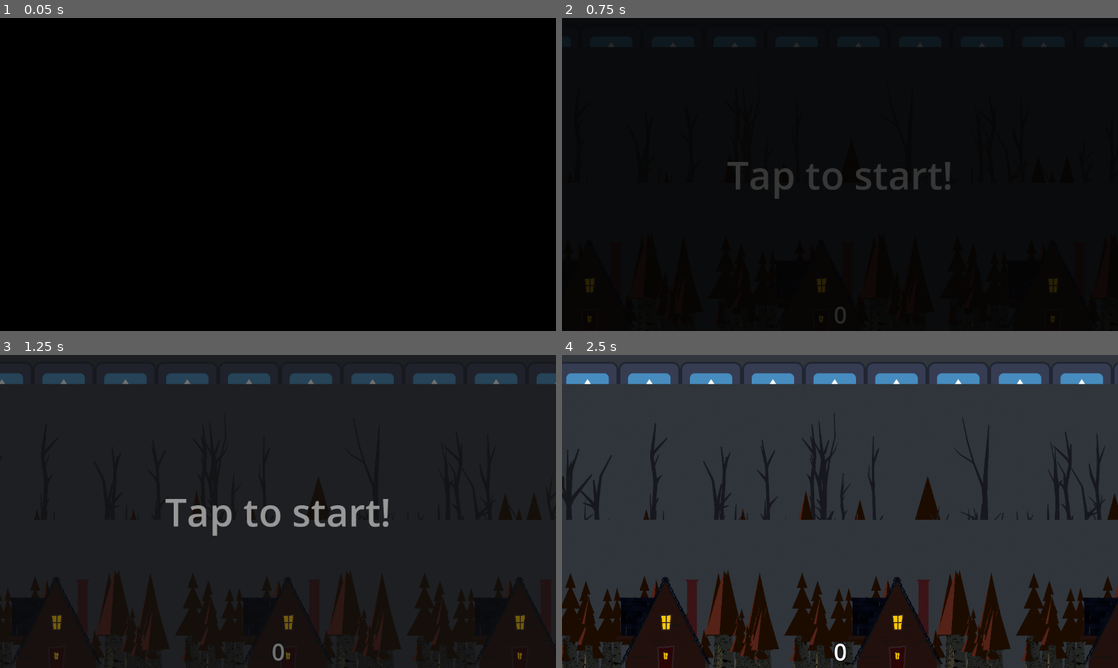
Above: before the commit, frames 1-4 (two rows, left to right).
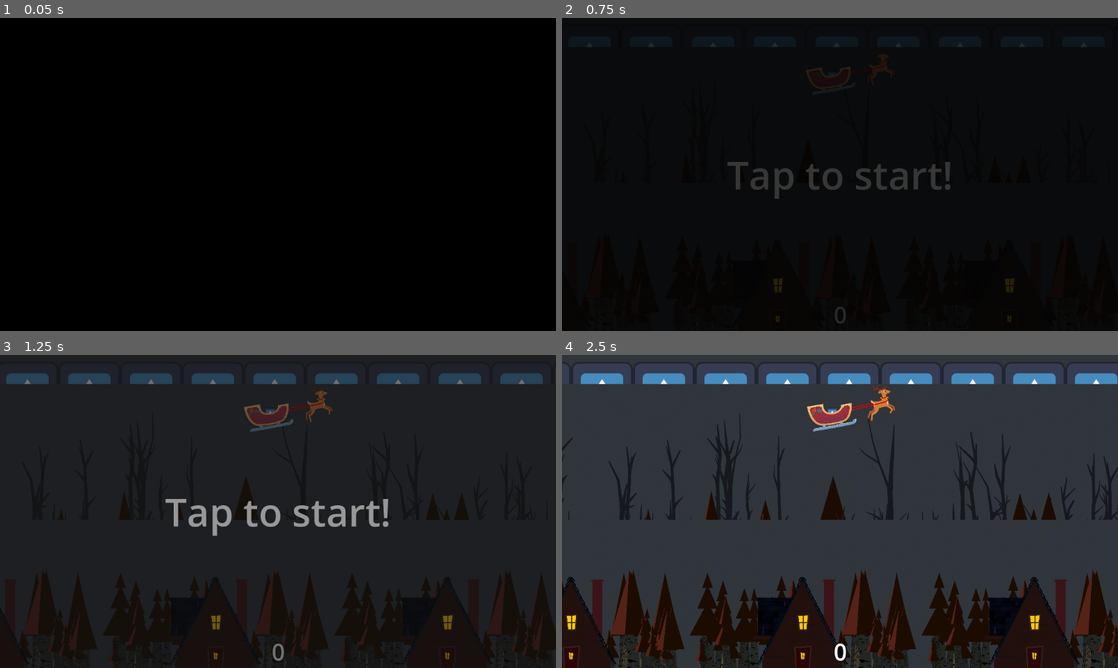
Above: after the commit, the same moments.

Repository: SPL-Practice/GameTAS-2
Game: Godot game, scene res://assets/scenes/main.tscn
Two runs of this game, one before a commit and one after it. Both use one fixed random seed, a clock stepped at 60 frames per second and the inputs below. The engine's default icon, where the game draws it, is replaced by a stand-in: a white triangle on a blue panel in a dark square.
Inputs:
- Up to frame 1 (0.05 s): no input
- Up to frame 2 (0.75 s): click "Tap to start!" at 0.5 s
- Up to frame 3 (1.25 s): no input
- Up to frame 4 (2.5 s): click "Tap to start!" at 1.25 s; click "Tap to start!" at 2 s

Frame 1 is identical in both runs. In frame 2, 0.5% of the frame differs, in the area x 4-99%, y 8-98%; in frame 3, 3.9%; in frame 4, 25%, in the area x 0-100%, y 2-100%.
Error before the commit: Attempt to call function 'set_value' in base 'null instance' on a null instance. (res://assets/scripts/actors/controllers/player/view/doll.gd:15)
Error after the commit: Parse Error: Could not resolve super class path "res://addons/godot-behavior-tree-plugin/action.gd". (res://assets/scripts/actors/behavior/movement/reset.gd:1)

Commit message:
applied sent present action to character movement

Diff:
--- /dev/null
+++ b/project/assets/resources/media/images/textures/ui/screen/hover.svg
@@ -0,0 +1,23 @@
+<?xml version="1.0" encoding="utf-8"?>
+<!-- Generator: Adobe Illustrator 23.0.5, SVG Export Plug-In . SVG Version: 6.00 Build 0)  -->
+<svg version="1.1" xmlns="http://www.w3.org/2000/svg" xmlns:xlink="http://www.w3.org/1999/xlink" x="0px" y="0px"
+	 viewBox="0 0 256 256" style="enable-background:new 0 0 256 256;" xml:space="preserve">
+<style type="text/css">
+	.st0{fill:none;stroke:#000000;stroke-miterlimit:10;}
+	.st1{fill:none;stroke:#FFFFFF;stroke-miterlimit:10;}
+	.st2{fill:#FFFFFF;stroke:#FFFFFF;stroke-miterlimit:10;}
+	.st3{fill:#FFFFFF;}
+</style>
+<g id="background">
+	<rect class="st0" width="256" height="256"/>
+</g>
+<g id="main">
+	<polygon class="st1" points="23.5,91 48.5,91 48.5,49 91.5,49 91.5,24 23.5,24 	"/>
+	<polygon class="st1" points="165,23.5 165,48.5 207,48.5 207,91.5 232,91.5 232,23.5 	"/>
+	<polygon class="st2" points="232.5,165 207.5,165 207.5,207 164.5,207 164.5,232 232.5,232 	"/>
+	<polygon class="st1" points="91,232.5 91,207.5 49,207.5 49,164.5 24,164.5 24,232.5 	"/>
+</g>
+<g id="hover">
+	<polygon class="st3" points="23.5,90.5 48.5,90.5 48.5,48.5 91.5,48.5 91.5,23.5 23.5,23.5 	"/>
+</g>
+</svg>
--- /dev/null
+++ b/project/assets/resources/media/images/textures/ui/screen/normal.svg
@@ -0,0 +1,19 @@
+<?xml version="1.0" encoding="utf-8"?>
+<!-- Generator: Adobe Illustrator 23.0.5, SVG Export Plug-In . SVG Version: 6.00 Build 0)  -->
+<svg version="1.1" xmlns="http://www.w3.org/2000/svg" xmlns:xlink="http://www.w3.org/1999/xlink" x="0px" y="0px"
+	 viewBox="0 0 256 256" style="enable-background:new 0 0 256 256;" xml:space="preserve">
+<style type="text/css">
+	.st0{fill:none;stroke:#000000;stroke-miterlimit:10;}
+	.st1{fill:none;stroke:#FFFFFF;stroke-miterlimit:10;}
+	.st2{fill:#FFFFFF;stroke:#FFFFFF;stroke-miterlimit:10;}
+</style>
+<g id="background">
+	<rect class="st0" width="256" height="256"/>
+</g>
+<g id="main">
+	<polygon class="st1" points="23.5,91 48.5,91 48.5,49 91.5,49 91.5,24 23.5,24 	"/>
+	<polygon class="st1" points="165,23.5 165,48.5 207,48.5 207,91.5 232,91.5 232,23.5 	"/>
+	<polygon class="st2" points="232.5,165 207.5,165 207.5,207 164.5,207 164.5,232 232.5,232 	"/>
+	<polygon class="st1" points="91,232.5 91,207.5 49,207.5 49,164.5 24,164.5 24,232.5 	"/>
+</g>
+</svg>
--- /dev/null
+++ b/project/assets/scenes/actors/behavior/movement/movement.tscn
@@ -0,0 +1,18 @@
+[gd_scene load_steps=5 format=3 uid="uid://bu40m17qroydn"]
+
+[ext_resource type="Script" path="res://addons/godot-behavior-tree-plugin/behavior_tree.gd" id="1_vdpl7"]
+[ext_resource type="Script" path="res://addons/godot-behavior-tree-plugin/selector.gd" id="2_3ufyd"]
+[ext_resource type="Script" path="res://assets/scripts/actors/behavior/movement/reset.gd" id="3_tsibu"]
+[ext_resource type="Script" path="res://assets/scripts/actors/behavior/movement/screen/press.gd" id="4_7b77a"]
+
+[node name="movement" type="Node"]
+script = ExtResource("1_vdpl7")
+
+[node name="behavior" type="Node" parent="."]
+script = ExtResource("2_3ufyd")
+
+[node name="reset" type="Node" parent="behavior"]
+script = ExtResource("3_tsibu")
+
+[node name="press" type="Node" parent="behavior"]
+script = ExtResource("4_7b77a")
--- a/project/assets/scenes/actors/player/player.tscn
+++ b/project/assets/scenes/actors/player/player.tscn
@@ -1,40 +1,60 @@
-[gd_scene load_steps=6 format=3 uid="uid://b7mst7ki2ircs"]
+[gd_scene load_steps=10 format=3 uid="uid://b7mst7ki2ircs"]
 
 [ext_resource type="Script" path="res://assets/scripts/actors/controllers/player/view/doll.gd" id="1_aie5i"]
-[ext_resource type="Script" path="res://assets/scripts/actors/controllers/player/hero.gd" id="1_bf62e"]
 [ext_resource type="Shape2D" uid="uid://d33bvdvljtsrq" path="res://assets/resources/runtime/templates/geometry/warp.tres" id="2_1pqe6"]
 [ext_resource type="SpriteFrames" uid="uid://eyp4qyyalsyw" path="res://assets/resources/media/video/frames/player_model.tres" id="2_rxrol"]
 [ext_resource type="PackedScene" uid="uid://dpji5fu40yt6w" path="res://assets/scenes/actors/player/present.tscn" id="3_j15gv"]
+[ext_resource type="PackedScene" uid="uid://bu40m17qroydn" path="res://assets/scenes/actors/behavior/movement/movement.tscn" id="5_ks4n7"]
+[ext_resource type="Script" path="res://addons/godot-behavior-tree-plugin/blackboard.gd" id="5_rxukr"]
+[ext_resource type="Script" path="res://assets/scripts/actors/environment/score.gd" id="6_ytu4v"]
+[ext_resource type="Script" path="res://assets/scripts/actors/environment/collision.gd" id="8_5441i"]
+[ext_resource type="PackedScene" uid="uid://c6lem6oishv1g" path="res://assets/scenes/system/ui/elements/core/switcher/switcher.tscn" id="9_dmgk2"]
 
 [node name="player" type="Node2D"]
-script = ExtResource("1_bf62e")
 
 [node name="doll" type="Node2D" parent="."]
 script = ExtResource("1_aie5i")
 
 [node name="present" parent="doll" instance=ExtResource("3_j15gv")]
+collision_mask = 5
+score_path = "../../../ui/score"
 
 [node name="model" type="AnimatedSprite2D" parent="doll"]
 position = Vector2(601, 103)
 scale = Vector2(0.1, 0.1)
 sprite_frames = ExtResource("2_rxrol")
 autoplay = "default"
-frame_progress = 0.695748
+frame_progress = 0.026282
+
+[node name="blackboard" type="Node" parent="doll"]
+script = ExtResource("5_rxukr")
+
+[node name="movement" parent="doll" instance=ExtResource("5_ks4n7")]
 
 [node name="flue" type="Area2D" parent="."]
 position = Vector2(537, 283)
-collision_layer = 0
 collision_mask = 2
+script = ExtResource("6_ytu4v")
 
 [node name="shape" type="CollisionShape2D" parent="flue"]
 position = Vector2(24, 0)
 shape = ExtResource("2_1pqe6")
 
 [node name="warp" type="Area2D" parent="."]
+visible = false
 position = Vector2(537, 283)
-collision_layer = 0
+collision_layer = 4
 collision_mask = 2
+script = ExtResource("8_5441i")
 
 [node name="shape" type="CollisionShape2D" parent="warp"]
 position = Vector2(24, 0)
 shape = ExtResource("2_1pqe6")
+
+[node name="switcher" parent="." node_paths=PackedStringArray("to_hide", "to_show") instance=ExtResource("9_dmgk2")]
+offset_left = 537.0
+offset_top = 283.0
+offset_right = 537.0
+offset_bottom = 283.0
+to_hide = NodePath("../flue")
+to_show = NodePath("../warp")
--- a/project/assets/scenes/actors/player/present.tscn
+++ b/project/assets/scenes/actors/player/present.tscn
@@ -29,6 +29,8 @@
 
 [node name="present" type="AnimatableBody2D"]
 position = Vector2(560, 121)
+collision_layer = 2
+collision_mask = 0
 script = ExtResource("1_b057a")
 
 [node name="shape" type="CollisionShape2D" parent="."]
--- a/project/assets/scenes/main.tscn
+++ b/project/assets/scenes/main.tscn
@@ -17,12 +17,12 @@
 [node name="camera" type="Camera2D" parent="."]
 anchor_mode = 0
 
-[node name="player" parent="." instance=ExtResource("1_fensh")]
-
 [node name="blocks" parent="." instance=ExtResource("2_c55r2")]
 position = Vector2(565, 303)
 drawing_far = Vector3i(10, 6, 4)
 conveyor_speed = Vector3i(1, 2, 2)
+
+[node name="player" parent="." instance=ExtResource("1_fensh")]
 
 [node name="ui" type="Control" parent="."]
 process_mode = 3
@@ -52,7 +52,9 @@
 [node name="pause" parent="." instance=ExtResource("5_gdrto")]
 
 [node name="tree" parent="pause" instance=ExtResource("6_j2vgm")]
+initial = true
 
+[connection signal="pressed" from="ui/tap" to="ui/tap/on_off" method="switch"]
 [connection signal="pressed" from="ui/tap" to="pause/tree" method="_pause_process"]
-[connection signal="pressed" from="ui/tap" to="ui/tap/on_off" method="switch"]
+[connection signal="on_receive" from="pause" to="ui/tap/on_off" method="switch"]
 [connection signal="on_receive" from="pause" to="pause/tree" method="_pause_process"]
--- a/project/assets/scenes/system/ui/elements/menu/indicators/score.tscn
+++ b/project/assets/scenes/system/ui/elements/menu/indicators/score.tscn
@@ -13,7 +13,6 @@
 grow_horizontal = 2
 grow_vertical = 0
 script = ExtResource("1_wkjf2")
-retry = "../menu/game/play/retry"
 
 [node name="current" type="Label" parent="."]
 layout_mode = 1
--- a/project/assets/scenes/system/ui/elements/menu/options/ingame/fullscreen.tscn
+++ b/project/assets/scenes/system/ui/elements/menu/options/ingame/fullscreen.tscn
@@ -1,8 +1,6 @@
-[gd_scene load_steps=5 format=3 uid="uid://ewhcc1qdwbky"]
+[gd_scene load_steps=3 format=3 uid="uid://ewhcc1qdwbky"]
 
 [ext_resource type="Shortcut" uid="uid://gwvblu3dti2y" path="res://assets/resources/runtime/templates/macro/shortcuts/screen.tres" id="1_ks4l3"]
-[ext_resource type="Texture2D" uid="uid://ocyxbostk612" path="res://assets/resources/media/images/textures/ui/screen/normal.svg" id="2_ghv8e"]
-[ext_resource type="Texture2D" uid="uid://877wx1dk7y0i" path="res://assets/resources/media/images/textures/ui/screen/hover.svg" id="3_mjk81"]
 [ext_resource type="Script" path="res://assets/scripts/system/ui/screen/fullscreen.gd" id="4_3gm4j"]
 
 [node name="fullscreen" type="MarginContainer"]
@@ -27,8 +25,6 @@
 grow_horizontal = 2
 grow_vertical = 2
 shortcut = ExtResource("1_ks4l3")
-texture_normal = ExtResource("2_ghv8e")
-texture_hover = ExtResource("3_mjk81")
 ignore_texture_size = true
 stretch_mode = 0
 script = ExtResource("4_3gm4j")
--- a/project/assets/scenes/system/ui/elements/menu/options/pause/settings/skin.tscn
+++ b/project/assets/scenes/system/ui/elements/menu/options/pause/settings/skin.tscn
@@ -3,8 +3,8 @@
 [ext_resource type="Theme" uid="uid://dx8ulouwush12" path="res://assets/resources/runtime/themes/caption.tres" id="1_0lwxb"]
 [ext_resource type="Theme" uid="uid://cakxia6pcud44" path="res://assets/resources/runtime/themes/sub.tres" id="2_cg45q"]
 [ext_resource type="Script" path="res://assets/scripts/system/ui/elements/options/coat.gd" id="2_gam46"]
-[ext_resource type="Texture2D" uid="uid://mdg5gxg5deak" path="res://assets/resources/media/images/icon/icon.svg" id="2_gjsui"]
 [ext_resource type="Shortcut" uid="uid://bqjg8wnpe5jmb" path="res://assets/resources/runtime/templates/macro/shortcuts/common/confirm.tres" id="2_qhul1"]
+[ext_resource type="Texture2D" uid="uid://bi3nr4na2yqxn" path="res://icon.svg" id="4_otmmt"]
 
 [node name="highscore" type="Button"]
 custom_minimum_size = Vector2(0, 65)
@@ -30,7 +30,7 @@
 custom_minimum_size = Vector2(65, 65)
 layout_mode = 2
 size_flags_horizontal = 0
-texture = ExtResource("2_gjsui")
+texture = ExtResource("4_otmmt")
 expand_mode = 3
 
 [node name="text" type="VBoxContainer" parent="margin"]
--- /dev/null
+++ b/project/assets/scripts/actors/behavior/movement/keyboard/action.gd
@@ -0,0 +1,15 @@
+extends "res://addons/godot-behavior-tree-plugin/action.gd"
+
+func swipe(data):
+	data.set_value('present', true)
+	return OK
+
+
+func tick(tact: Tick):
+	if (Input.is_action_just_pressed("confirm")):
+		return swipe(tact.blackboard)
+
+	if (Input.is_action_just_pressed("jump")):
+		return swipe(tact.blackboard)
+
+	return FAILED
--- a/project/assets/scripts/actors/behavior/movement/reset.gd
+++ b/project/assets/scripts/actors/behavior/movement/reset.gd
@@ -1,16 +1,13 @@
 extends "res://addons/godot-behavior-tree-plugin/action.gd"
 
-func tick(tact: Tick):
-	var data = tact.blackboard
-	var e = data.get_value('event')
+func tick(_tact: Tick):
+	#var data = tact.blackboard
+	#var e = data.get_value('event')
 
-	if e is InputEventMouseButton:
-		data.set_value('drag', e.is_pressed())
+	#if e is InputEventMouseButton:
+		#data.set_value('drag', e.is_pressed())
 
-	if e is InputEventScreenTouch and e.pressed:
-		data.set_value('swipe', 'swiped')
-
-	if not data.get_value("is_on_floor"):
-		return OK
+	#if e is InputEventScreenTouch and e.pressed:
+		#data.set_value('swipe', 'swiped')
 
 	return FAILED
--- /dev/null
+++ b/project/assets/scripts/actors/behavior/movement/screen/press.gd
@@ -0,0 +1,26 @@
+extends "res://addons/godot-behavior-tree-plugin/action.gd"
+
+var game
+
+func send(tact):
+	var state = FAILED
+	var data = tact.blackboard
+	var is_sent = data.get_value('present')
+
+	if (!is_sent):
+		printerr("YES")
+		data.set_value('present', true)
+		tact.actor.view.play()
+		state = OK
+
+	return state
+
+
+func tick(tact: Tick):
+	if (Input.is_action_just_pressed("confirm")):
+		return send(tact)
+
+	if (Input.is_action_just_pressed("jump")):
+		return send(tact)
+
+	return FAILED
--- a/project/assets/scripts/actors/controllers/player/hero.gd
+++ b/project/assets/scripts/actors/controllers/player/hero.gd
@@ -2,21 +2,15 @@
 
 signal hit
 
-var vision
-@export var ui_path: String = "../ui"
-
 @onready var doll = $doll
 
 func _ready():
-	vision = get_node(ui_path)
 	doll.hero = self
 
 func switch_pause():
-	vision.pause()
 	doll.pause()
 
 func collide():
 	Global.highscore()
 	doll.pause()
-	vision.game_over()
 	hit.emit()
--- a/project/assets/scripts/actors/controllers/player/view/doll.gd
+++ b/project/assets/scripts/actors/controllers/player/view/doll.gd
@@ -1,6 +1,7 @@
 extends Node2D
 
-var hero: Node2D
+signal hit
+
 var is_paused: bool = true
 
 @onready var view = $present
@@ -9,16 +10,17 @@
 
 func _input(e):
 	blackboard.set_value('event', e)
-	movement.tick(hero, blackboard)
+	movement.tick(self, blackboard)
 
 func _ready():
-	blackboard.set_value('swipe', 'swiped')
-	blackboard.set_value('drag', false)
 	blackboard.set_value('event', null)
+	#blackboard.set_value('swipe', 'swiped')
+	#blackboard.set_value('drag', false)
+	blackboard.set_value('present', false)
 
 func pause():
 	if (is_paused):
-		view.stop(true)
+		view.stop(false)
 	else:
 		view.play()
 
--- a/project/assets/scripts/actors/controllers/player/view/model.gd
+++ b/project/assets/scripts/actors/controllers/player/view/model.gd
@@ -2,9 +2,14 @@
 
 signal hit
 
+@export var score_path: String
 @onready var animation = $animation
 
+var score
 var is_freezed = false
+
+func _ready():
+	score = get_node(score_path)
 
 func pin(freeze: bool):
 	is_freezed = freeze
@@ -17,7 +22,7 @@
 func play():
 	if (is_freezed):
 		return
-	animation.play()
+	animation.play("player_present_falling_down")
 	pin(true)
 
 func collide():
--- a/project/assets/scripts/actors/environment/collision.gd
+++ b/project/assets/scripts/actors/environment/collision.gd
@@ -2,13 +2,3 @@
 
 func _on_player_collide(body):
 	body.collide()
-	get_parent().queue_free()
-
-func change_look():
-	var mesh = get_node_or_null("mesh")
-	if (mesh == null):
-		return
-
-	var count = mesh.get_child_count() - 1
-	var current = randi_range(0, count)
-	mesh.get_child(current).show()
--- a/project/assets/scripts/actors/environment/score.gd
+++ b/project/assets/scripts/actors/environment/score.gd
@@ -1,7 +1,14 @@
 extends Area2D
 
 @export var bonus: int = 1
+@export var switcher_path: String = "../switcher"
+
+var switcher
+
+func _ready():
+	switcher = get_node(switcher_path)
 
 func _on_receive(hero: CollisionObject2D):
+	printerr("YEEES")
 	hero.score.append(bonus)
-	get_parent().queue_free()
+	switcher.switch()
--- a/project/assets/scripts/system/ui/elements/core/switcher/same.gd
+++ b/project/assets/scripts/system/ui/elements/core/switcher/same.gd
@@ -1,6 +1,6 @@
 extends Node
 
-@export var to_switch: Control
+@export var to_switch: CanvasItem
 @export var switch_path: String
 
 func _ready():
--- a/project/assets/scripts/system/ui/elements/core/switcher/single.gd
+++ b/project/assets/scripts/system/ui/elements/core/switcher/single.gd
@@ -1,9 +1,9 @@
 extends Node
 
-@export var to_hide: Control
+@export var to_hide: CanvasItem
 @export var hide_path: String
 
-@export var to_show: Control
+@export var to_show: CanvasItem
 @export var show_path: String
 
 func _ready():
--- a/project/assets/scripts/system/ui/elements/score.gd
+++ b/project/assets/scripts/system/ui/elements/score.gd
@@ -1,7 +1,6 @@
 extends Control
 
 @onready var current: Label = $current
-@export var retry: String
 
 func _ready():
 	set_score()
--- a/project/project.godot
+++ b/project/project.godot
@@ -24,6 +24,24 @@
 window/stretch/mode="viewport"
 window/stretch/aspect="ignore"
 
+[editor_plugins]
+
+enabled=PackedStringArray("res://addons/godot-behavior-tree-plugin/plugin.cfg")
+
+[input]
+
+confirm={
+"deadzone": 0.5,
+"events": [Object(InputEventMouseButton,"resource_local_to_scene":false,"resource_name":"","device":-1,"window_id":0,"alt_pressed":false,"shift_pressed":false,"ctrl_pressed":false,"meta_pressed":false,"button_mask":0,"position":Vector2(0, 0),"global_position":Vector2(0, 0),"factor":1.0,"button_index":1,"canceled":false,"pressed":false,"double_click":false,"script":null)
+, Object(InputEventKey,"resource_local_to_scene":false,"resource_name":"","device":0,"window_id":0,"alt_pressed":false,"shift_pressed":false,"ctrl_pressed":false,"meta_pressed":false,"pressed":false,"keycode":0,"physical_keycode":4194309,"key_label":0,"unicode":0,"echo":false,"script":null)
+]
+}
+jump={
+"deadzone": 0.5,
+"events": [Object(InputEventKey,"resource_local_to_scene":false,"resource_name":"","device":0,"window_id":0,"alt_pressed":false,"shift_pressed":false,"ctrl_pressed":false,"meta_pressed":false,"pressed":false,"keycode":0,"physical_keycode":32,"key_label":0,"unicode":0,"echo":false,"script":null)
+]
+}
+
 [layer_names]
 
 2d_physics/layer_1="World"
Not shown, added: project/assets/resources/media/images/textures/ui/screen/hover.svg.import
Not shown, added: project/assets/resources/media/images/textures/ui/screen/normal.svg.import
